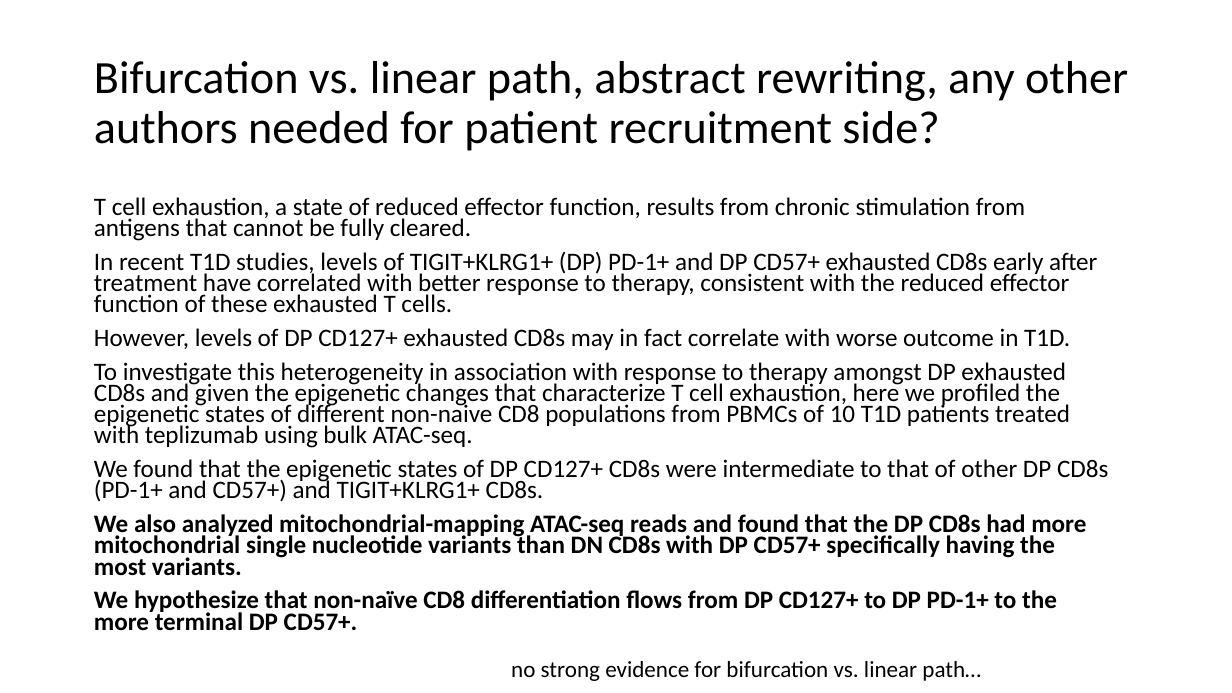
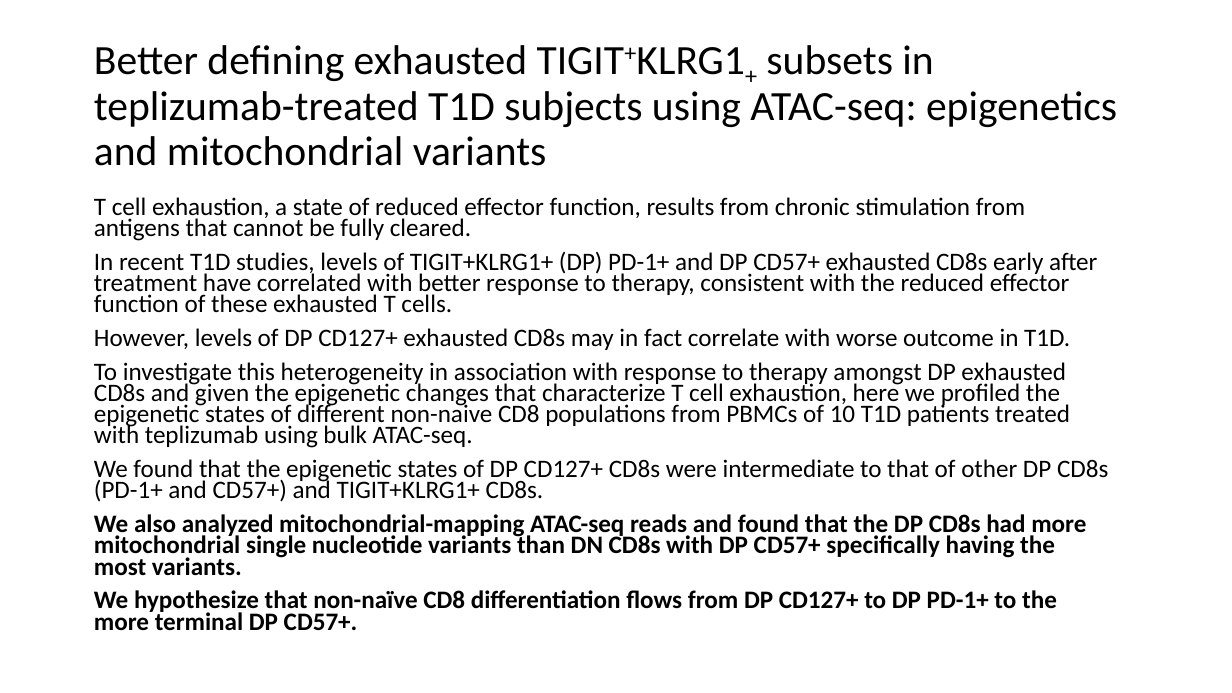
Before and after one commit to tybottorff/bottorffdocs, a slide deck: slide 16 of presentations/weekly_meetings/8_15_24.pptx (slide 13 before the commit). Drawn at 1232x693 pixels with LibreOffice and Linux fonts; fonts in the diff are those of the drawing. Boxes give left, top, right and bottom in pixels: in the first picture for what was removed or moved away, otherwise in the second. Text is boxed around its words. In the diff, an @@ line names an element or a change of style, - is before the commit and + after.

```diff
--- a/presentations/weekly_meetings/8_15_24.pptx
+++ b/presentations/weekly_meetings/8_15_24.pptx
@@ title at <box>94,45,1117,166</box>: text changed; size 36 to 32.4 pt @@
-Bifurcation vs. linear path, abstract rewriting, any other authors needed for patient recruitment side?
+Better defining exhausted TIGIT+KLRG1+ subsets in teplizumab-treated T1D subjects using ATAC-seq: epigenetics and mitochondrial variants
@@ text removed at <box>511,661,981,681</box> @@
-no strong evidence for bifurcation vs. linear path…
```
Also in this commit, not shown: 6 other slides changed, 3 slides added.
